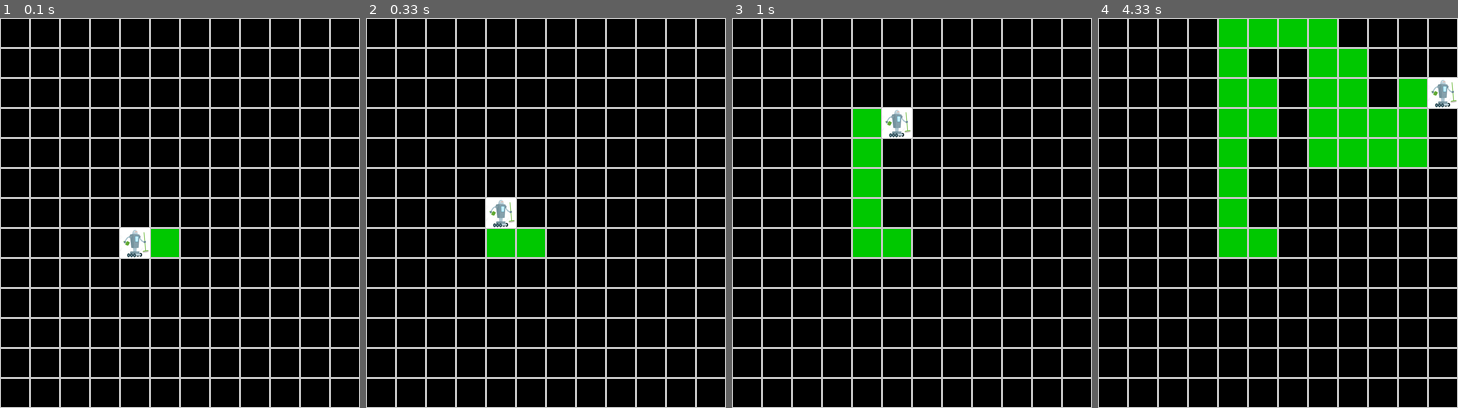
Above: before the commit, frames 1-4 (left to right).
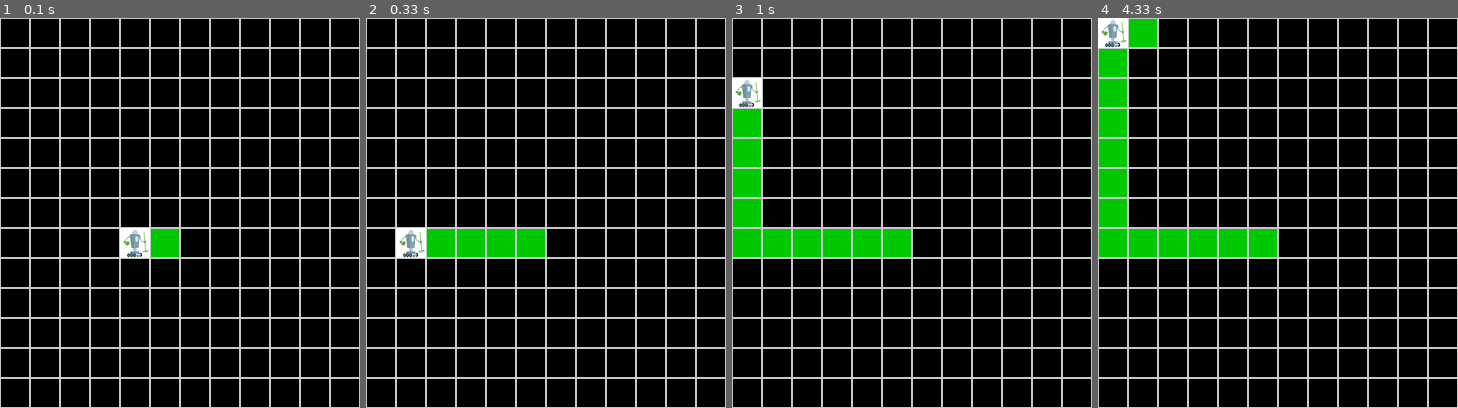
Above: after the commit, the same moments.

Repository: cphchip/cs7320_code
Game: pygame game, started from MidtrmFiles/PygameRoboVac.py
The game is run twice, just before and just after one commit, with the same random seed, the same clock (stepped at 60 frames per second) and the same inputs.
Inputs:
- Up to frame 1 (0.1 s): no input
- Up to frame 2 (0.33 s): no input
- Up to frame 3 (1 s): no input
- Up to frame 4 (4.33 s): no input

Frame 1 is identical in both runs. In frame 2, 2.4% of the frame differs, in the area x 8-42%, y 46-62%; in frame 3, 8.0%; in frame 4, 21%, in the area x 0-100%, y 0-62%.

Commit message:
working on level 0

Diff:
--- a/MidtrmFiles/PygameRoboVac.py
+++ b/MidtrmFiles/PygameRoboVac.py
@@ -308,9 +308,10 @@
         else:  # play game  -------------------------
             move_count += 1
             pygame.display.update()
+            is_blocked = False
 
             # CALL ROBO VAC --Returns Direction based on location
-            dir = robo_vac.get_next_move(room.vac_pos)
+            dir = robo_vac.get_next_move(room.vac_pos, room.max_x, room.max_y)
             #  ###################################################
 
             # Determine if direction results in legal move
@@ -333,8 +334,10 @@
 
             if (x, y) == room.vac_pos:  # tried to go beyond room
                 print(f"dir={dir}  BLOCKED: WALL")
+                is_blocked = True
             elif (x, y) in room.block_tiles_set:
                 print(f"dir={dir} BLOCKED: FURNITURE")
+                is_blocked = True
             else:
                 room.vac_pos = (x, y)  # update vacuum position
                 room.add_clean_pos(room.vac_pos)  # track new clean tile
--- a/MidtrmFiles/RoboVac0.py
+++ b/MidtrmFiles/RoboVac0.py
@@ -1,4 +1,4 @@
-'''
+"""
 create robot vacuum that cleans all the floors of a grid.
 main creates an instance of RoboVac (your code) and provides:
 - grid size
@@ -7,22 +7,52 @@
 
 goal: visit all tiles
 exec will : create instance and in game loop call : nextMove()  ??
-'''
+"""
 import random
 import numpy as np
+
 
 class RoboVac:
     def __init__(self, config_list):
         self.room_width, self.room_height = config_list[0]
-        self.pos = config_list[1]   # starting position of vacuum
-        self.block_list = config_list[2]   # blocks list (x,y,width,ht)
+        self.pos = config_list[1]  # starting position of vacuum
+        self.block_list = config_list[2]  # blocks list (x,y,width,ht)
 
         # fill in with your info
-        self.name = "Zarkon Zeeblebrock"
+        self.name = "Chip Henderson"
         self.id = "66666666"
 
-
-    def get_next_move(self, current_pos):  # called by PyGame code
+    def get_next_move(
+        self, current_pos, max_x, max_y
+    ):  # called by PyGame code
         # Return a direction for the vacuum to move
         # random walk 0=north # 1=east 2=south 3=west
-        return random.choice([0,1,2,3])
+
+        visted_list = []
+        visted_list.append(current_pos)
+
+        if (
+            current_pos[0] - 1,
+            current_pos[1],
+        ) not in visted_list and current_pos[0] != 0:
+            return 3
+
+        elif (
+            current_pos[0],
+            current_pos[1] + 1,
+        ) not in visted_list and current_pos[1] != 0:
+            return 0
+
+        elif (
+            current_pos[0] + 1,
+            current_pos[1],
+        ) not in visted_list and current_pos[0] != max_x:
+            return 1
+
+        elif (
+            current_pos[0],
+            current_pos[1] - 1,
+        ) not in visted_list and current_pos[1] != max_y:
+            return 2
+        else:
+            return random.choice([0, 1, 2, 3])
